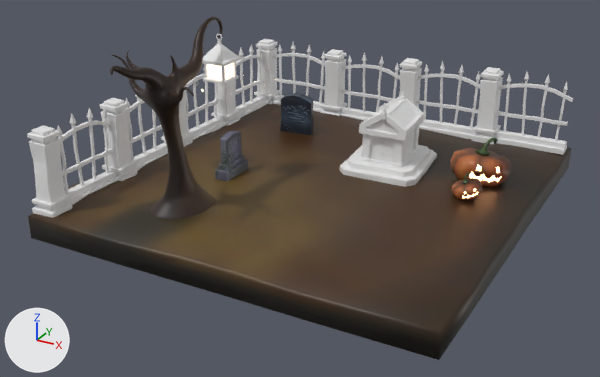
Renders of the Blender file José María Frías Tejera_UT6_E27_Texture Paint Cementerio.blend from each side of a commit.
Camera for both pictures: a camera (50 mm lens) standing at (9.1, -17.42, 8.96) and looking at (-0.03, -0.83, 0.66). Arrows for +X, +Y and +Z are at lower left; the lights stay in place.

Script lines for the objects in view, before the commit:
```python
ob_candil_001 = bpy.data.objects.new('Candil.001', me_cube_005)
ob_candil_001.location = (-1.96, -1.28, 3.49)
ob_candil_001.scale = (0.237, 0.237, 0.237)
ob_cementerio_suelo = bpy.data.objects.new('CEMENTERIO suelo', me_plane)
ob_cementerio_suelo.location = (0.15, 0.2, 0.0)
ob_cementerio_suelo.scale = (5.07, 5.31, 5.0)
ob_mausoleo = bpy.data.objects.new('Mausoleo', me_cube_002)
ob_mausoleo.location = (1.27, 1.8, 1.4)
ob_mausoleo.rotation_euler = (0.0225, 0.0256, 1.67)  # degrees (1.3, 1.5, 96)
ob_mausoleo.scale = (0.789, 0.684, 0.479)
ob_modul_vallado = bpy.data.objects.new('modul_VALLADO', me_cube_008)
ob_modul_vallado.location = (-4.54, -4.48, 2.13)
ob_modul_vallado.rotation_euler = (0.0, 0.0, 3.142)  # degrees (0, 0, 180)
ob_modul_vallado.scale = (0.0432, 0.0459, 0.0432)
ob_modul_vallado_001 = bpy.data.objects.new('modul_VALLADO.001', me_cube_009)
ob_modul_vallado_001.location = (-4.53, -2.08, 2.13)
ob_modul_vallado_001.rotation_euler = (0.0, 0.0, 3.142)  # degrees (0, 0, 180)
ob_modul_vallado_001.scale = (0.0432, 0.0459, 0.0432)
ob_modul_vallado_002 = bpy.data.objects.new('modul_VALLADO.002', me_cube_010)
ob_modul_vallado_002.location = (-4.5, 0.34, 2.14)
ob_modul_vallado_002.rotation_euler = (0.0, 0.0, 3.142)  # degrees (0, 0, 180)
ob_modul_vallado_002.scale = (0.0432, 0.0459, 0.0432)
ob_modul_vallado_003 = bpy.data.objects.new('modul_VALLADO.003', me_cube_011)
ob_modul_vallado_003.location = (-4.49, 2.8, 2.12)
ob_modul_vallado_003.rotation_euler = (0.0, 0.0, 3.142)  # degrees (0, 0, 180)
ob_modul_vallado_003.scale = (0.0432, 0.0459, 0.0432)
ob_modul_vallado_007 = bpy.data.objects.new('modul_VALLADO.007', me_cube_015)
ob_modul_vallado_007.location = (3.12, 4.92, 2.18)
ob_modul_vallado_007.rotation_euler = (-0.00552, -0.00232, 1.574)  # degrees (-0.3, -0.1, 90)
ob_modul_vallado_007.scale = (0.0432, 0.0459, 0.0432)
ob_prop_arbol = bpy.data.objects.new('Prop Arbol', me_cube_007)
ob_prop_arbol.location = (-1.85, -3.08, 1.49)
ob_prop_arbol.rotation_euler = (0.047, 0.0295, 0.229)  # degrees (2.7, 1.7, 13)
ob_prop_arbol.scale = (0.302, 0.302, 0.302)
# also in view: 'Prop_Lapida1' at (-2.08, -0.75, 1.18); 'CALABAZA' at (3.72, 1.76, 1.17); 'modul_VALLADO.006' at (1.44, 5.01, 1.64); 'modul_VALLADO.005' at (-1.04, 5.01, 1.59); 'CALABAZA.001' at (3.79, 0.51, 1.02)
```
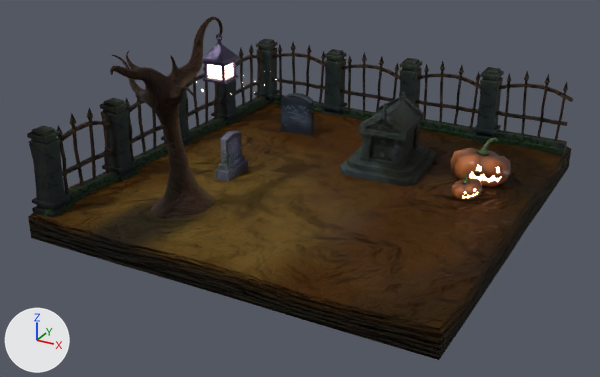
Location of each change, [x1, y1, x2, y2] in pixels of the pictures (600 x 377 px):
'CEMENTERIO suelo', surface changed
    both: [28, 96, 571, 360]
'Prop Arbol', surface changed
    both: [110, 17, 223, 219]
'Mausoleo', recoloured (grey to black)
    both: [340, 92, 437, 187]
'modul_VALLADO', recoloured (grey to black)
    both: [27, 108, 118, 218]
'modul_VALLADO.007', recoloured (grey to black)
    both: [472, 67, 573, 155]
'modul_VALLADO.001', recoloured (grey to black)
    both: [100, 95, 168, 181]
'modul_VALLADO.006', recoloured (grey to black)
    both: [399, 58, 480, 139]
'modul_VALLADO.005', recoloured (grey to black)
    both: [320, 49, 400, 121]
'modul_VALLADO.004', recoloured (grey to black)
    both: [254, 39, 325, 112]
'modul_VALLADO.003', recoloured (grey to black)
    both: [211, 44, 268, 126]
'modul_VALLADO.002', recoloured (grey to black)
    both: [161, 68, 226, 146]
'Candil.001', recoloured (white to purple)
    both: [202, 34, 241, 84]

Edits to the bpy script that builds the scene:
```text
Add img_valla_diff:
    img_valla_diff = load_image('Valla DIFF', 'Valla DIFF.png', 1024, 1024, 'sRGB')
Add img_mausoleo_diff:
    img_mausoleo_diff = load_image('Mausoleo DIFF', 'Mausoleo DIFF.png', 1024, 1024, 'sRGB')
Change mat_suelo:
    remove # nodes: BsdfPrincipled, OutputMaterial, TexImage
    nodes: BsdfPrincipled, Bump, OutputMaterial, TexImage, TexNoise, VectorDisplacement
Change mat_arbol_material:
    remove # nodes: BsdfPrincipled, OutputMaterial, TexImage
    nodes: BsdfPrincipled, Bump, Mapping, OutputMaterial, TexCoord, TexImage, TexNoise, VectorDisplacement
Add mat_material:
    mat_material = bpy.data.materials.new('Material')
    # uses the picture img_valla_diff
Add mat_mausoleo:
    mat_mausoleo = bpy.data.materials.new('Mausoleo')
    # uses the picture img_mausoleo_diff
Change me_cube_002:
    where me_cube_002.from_pydata(...)  # 1014 vertices, 906 faces; spans x -1.63..1.64, y -1.52..1.54, z -1.69..2.4
    add me_cube_002.materials.append(mat_mausoleo)
Change me_cube_005:
    where me_cube_005.from_pydata(...)  # 212 vertices, 150 faces; spans x -1.53..1.53, y -1.53..1.53, z -0.76..3.92
    add me_cube_005.materials.append(mat_material_004)  # dark purple #504465
Change me_cube_008:
    where me_cube_008.from_pydata(...)  # 424 vertices, 396 faces; spans x -7.5..7.6, y -44.7..11.6, z -36.0..14.0
    add me_cube_008.materials.append(mat_material)
Change me_cube_009:
    where me_cube_009.from_pydata(...)  # 424 vertices, 396 faces; spans x -7.5..7.6, y -44.7..11.6, z -36.0..14.0
    add me_cube_009.materials.append(mat_material)
Change me_cube_010:
    where me_cube_010.from_pydata(...)  # 424 vertices, 396 faces; spans x -7.5..7.6, y -44.7..11.6, z -36.0..14.0
    add me_cube_010.materials.append(mat_material)
Change me_cube_011:
    where me_cube_011.from_pydata(...)  # 424 vertices, 396 faces; spans x -7.5..7.6, y -44.7..11.6, z -36.0..14.0
    add me_cube_011.materials.append(mat_material)
Change me_cube_012:
    where me_cube_012.from_pydata(...)  # 424 vertices, 396 faces; spans x -7.5..7.6, y -44.7..11.6, z -36.0..14.0
    add me_cube_012.materials.append(mat_material)
Change me_cube_013:
    where me_cube_013.from_pydata(...)  # 424 vertices, 396 faces; spans x -7.5..7.6, y -44.7..11.6, z -36.0..14.0
    add me_cube_013.materials.append(mat_material)
Change me_cube_014:
    where me_cube_014.from_pydata(...)  # 424 vertices, 396 faces; spans x -7.5..7.6, y -44.7..11.6, z -36.0..14.0
    add me_cube_014.materials.append(mat_material)
Change me_cube_015:
    where me_cube_015.from_pydata(...)  # 424 vertices, 396 faces; spans x -7.5..7.6, y -44.7..11.6, z -36.0..14.0
    add me_cube_015.materials.append(mat_material)
```
